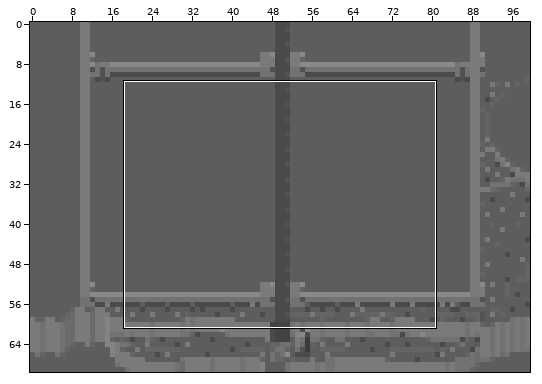
Sprite sheet: tmwdata/graphics/minimaps/005.png. The picture above shows the old version from afar; the outline marks the close-up.
Close-up. Old version:
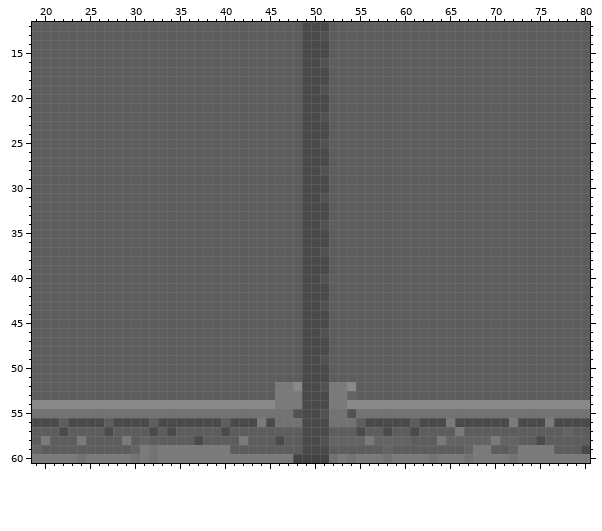
The file is 100x70 pixels. Colours within 5 levels of each other are drawn and written as one. Shown: x 19..80, y 12..60.
New version:
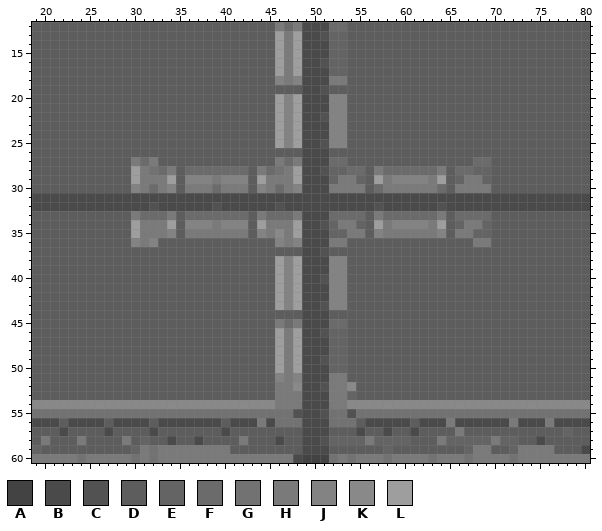
Palette (. is transparent): A #434343  B #4a4a4a  C #525252  D #5d5d5d  E #646464  F #6b6b6b  G #727272  H #7a7a7a  J #838383  K #898989  L #9e9e9e
The exact change:
The edit turns colour A into colour B in row 60 at x 48.
The edit turns colour C into colour B in row 31 at x 51.
The edit turns colour D into colour B in row 31 at x 19 to 48 and 52 to 80; in row 32 at x 19 to 31, 33 to 38, 40 to 45, 47 to 48, 52 to 56, 58 to 63 and 65 to 80; in row 58 at x 34.
The edit turns colour D into colour C in row 32 at x 32, 39, 46, 57 and 64.
The edit turns colour B into colour D in row 57 at x 34.
The edit turns colour D into colour E in rows 13 to 17 at x 52 to 53; in row 28 at x 52 to 53 and 68 to 69; in row 29 at x 52, 55, 66 and 69; in row 34 at x 52, 55, 66 and 69; in row 35 at x 52 to 53 and 68 to 69; in rows 46 to 50 at x 52 to 53.
The edit turns colour D into colour F in row 12 at x 47 and 52 to 53; in row 27 at x 31, 47, 52 to 53 and 68 to 69; in row 28 at x 33, 36 to 42, 45, 54 to 55, 58 to 63 and 66 to 67; in row 30 at x 32, 39, 46, 57 and 64; in row 33 at x 31 to 33, 36 to 42, 45 to 47, 52 to 55, 58 to 63 and 66 to 69; in row 45 at x 47 and 52 to 53.
The edit turns colour D into colour G in row 28 at x 32 and 46.
The edit turns colour D into colour H in row 12 at x 46 and 48; in rows 13 to 17 at x 47; in row 18 at x 47 and 52 to 53; in row 27 at x 30, 32, 46 and 48; in row 28 at x 31, 34, 44, 47, 57 and 64; in row 29 at x 31 to 33, 39, 45 to 47, 53 to 54, 58, 63 and 67 to 68.
The edit turns colour D into colour H in row 30 at x 31, 33, 36 to 38, 40 to 42, 45, 47, 52 to 55, 58 to 63 and 66 to 69; in row 33 at x 30, 34, 44, 48, 57 and 64; in row 34 at x 31 to 33, 39, 45 to 47, 53 to 54, 58, 63 and 67 to 68; in row 35 at x 31 to 33, 36 to 42, 45, 47, 54 to 55, 58 to 63 and 66 to 67; in row 36 at x 31, 47, 52 to 53 and 68 to 69; in row 45 at x 46 and 48.
The edit turns colour D into colour H in rows 46 to 50 at x 47; in row 51 at x 47 and 52 to 53.
The edit turns colour D into colour J in row 18 at x 46 and 48; in rows 20 to 25 at x 47 and 52 to 53; in row 29 at x 36 to 38, 40 to 42 and 59 to 62; in row 30 at x 30, 34, 44 and 48; in row 34 at x 36 to 38, 40 to 42 and 59 to 62; in row 35 at x 34, 44, 57 and 64.
The edit turns colour D into colour J in row 36 at x 30, 32, 46 and 48; in rows 38 to 43 at x 47 and 52 to 53; in row 51 at x 46 and 48.
The edit turns colour D into colour K in row 35 at x 46.
The edit turns colour D into colour L in rows 13 to 17 at x 46 and 48; in rows 20 to 25 at x 46 and 48; in row 28 at x 30 and 48; in row 29 at x 30, 34, 44, 48, 57 and 64; in row 34 at x 30, 34, 44, 48, 57 and 64; in row 35 at x 30 and 48.
The edit turns colour D into colour L in rows 38 to 43 at x 46 and 48; in rows 46 to 50 at x 46 and 48.
Changed places in both close-ups, as pixel boxes (x1, y1, x2, y2):
changed: (32, 22, 590, 382)
changed: (167, 427, 176, 445)
changed: (293, 454, 302, 463)
